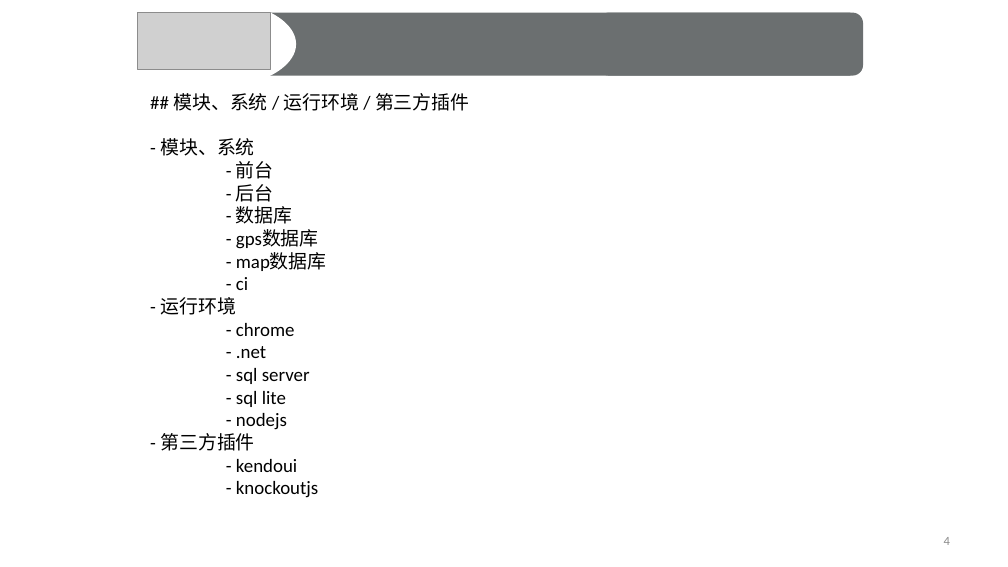
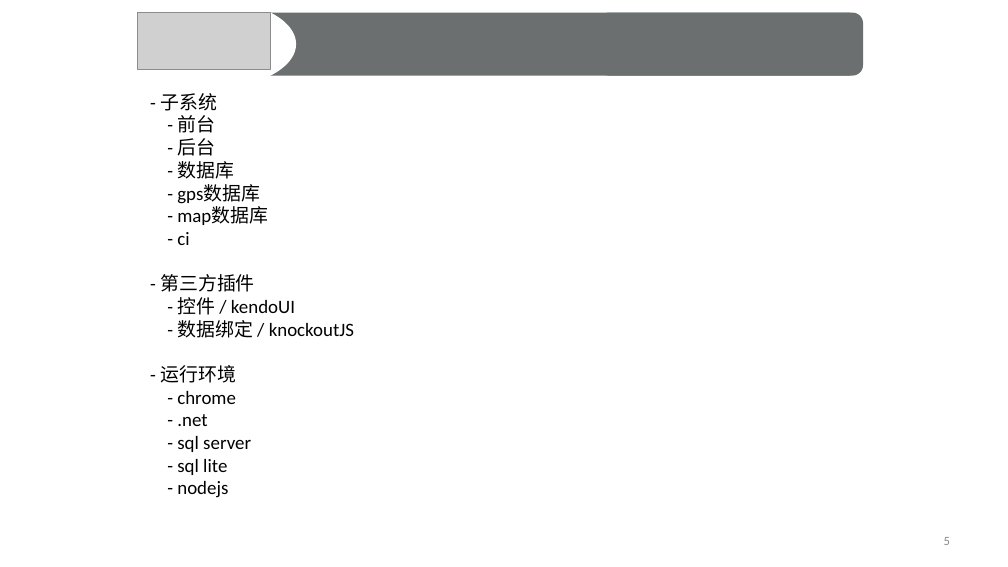
Before and after one commit to rainbow494/blog.zuoshachi.com, a slide deck: slide 5 of examples/how-to-debug-website/how-to-debug-viewfinder.pptx (slide 4 before the commit). Drawn at 1008x567 pixels with LibreOffice and Linux fonts; fonts in the diff are those of the drawing; grey boxes stand for pictures. Boxes give left, top, right and bottom in pixels: in the first picture for what was removed or moved away, otherwise in the second. Text is boxed around its words. In the diff, an @@ line names an element or a change of style, - is before the commit and + after.

```diff
--- a/examples/how-to-debug-website/how-to-debug-viewfinder.pptx
+++ b/examples/how-to-debug-website/how-to-debug-viewfinder.pptx
@@ text at (x1=160, y1=93, x2=217, y2=111): text changed @@
-## 模块、系统 / 运行环境 / 第三方插件
-- 模块、系统
+- 子系统
@@ text at (x1=160, y1=274, x2=354, y2=338): paragraphs added @@
+- 第三方插件
+- 控件 / kendoUI
+- 数据绑定 / knockoutJS
@@ text at (x1=160, y1=433, x2=318, y2=498): paragraphs removed @@
-- 第三方插件
-- kendoui
-- knockoutjs
@@ page number at (x1=944, y1=537, x2=950, y2=545): text changed @@
-4
+5
```
Also in this commit, not shown: 4 other slides changed, 3 slides added, 3 slides removed, 7 other files.
